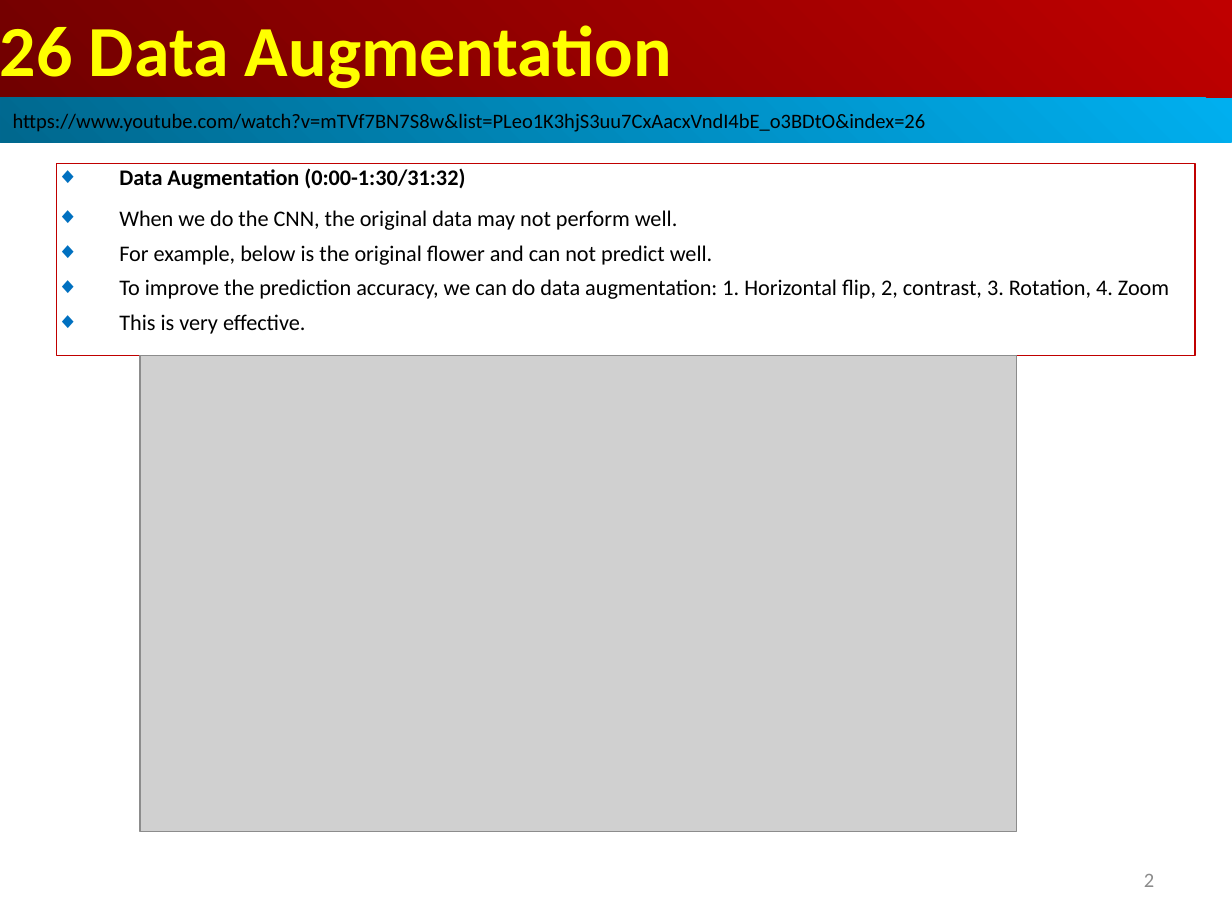
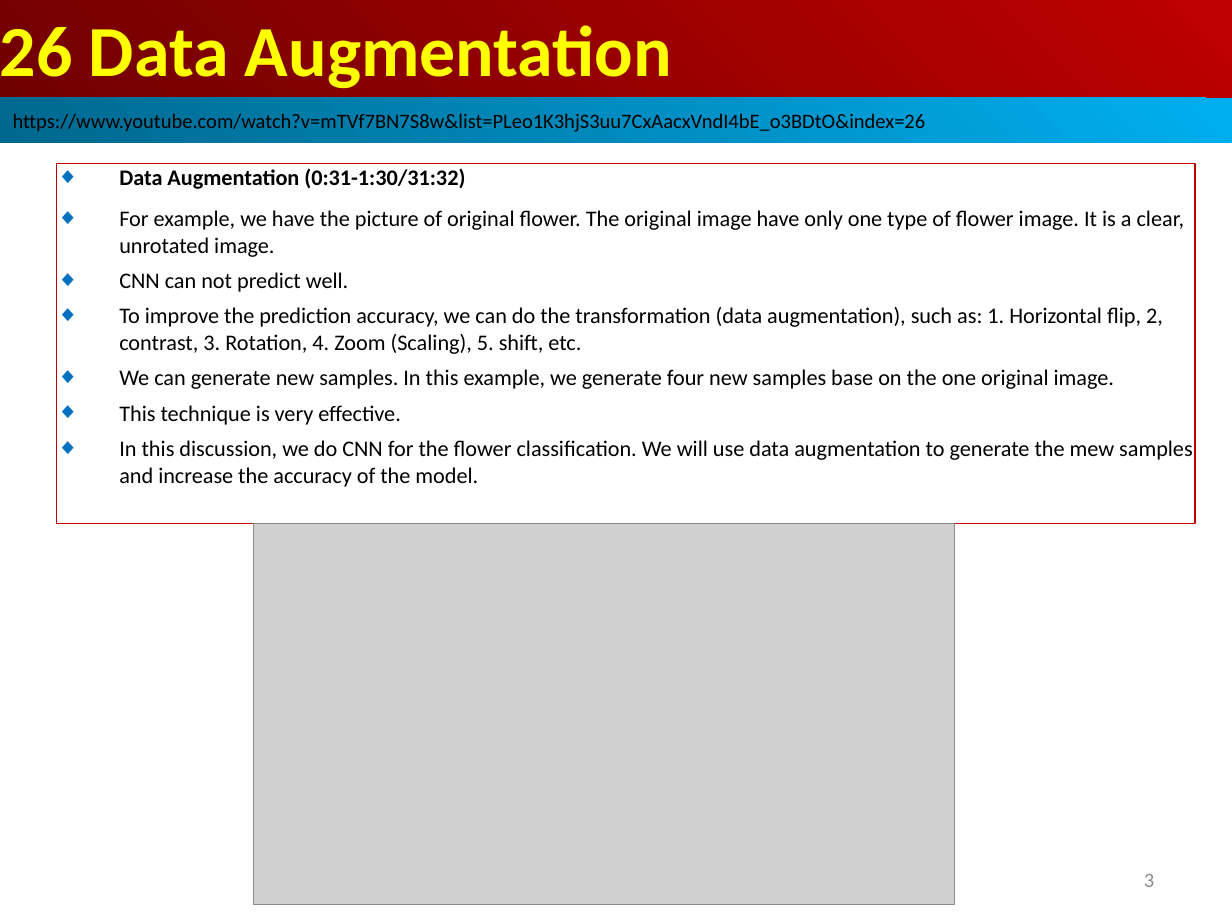
Before and after one commit to peterhchen/AIU_CS512_DL, a slide deck: slide 3 of 000_Lecture_Project/week13/01_Lecture/26_Data_Agument.ppt (slide 2 before the commit). Drawn at 1232x924 pixels with LibreOffice and Linux fonts; fonts in the diff are those of the drawing; grey boxes stand for pictures. Boxes give left, top, right and bottom in pixels: in the first picture for what was removed or moved away, otherwise in the second. Text is boxed around its words. In the diff, an @@ line names an element or a change of style, - is before the commit and + after.

```diff
--- a/000_Lecture_Project/week13/01_Lecture/26_Data_Agument.ppt
+++ b/000_Lecture_Project/week13/01_Lecture/26_Data_Agument.ppt
@@ rectangle "Data Augmentation (0:31-1:30/31:32)": place and size @@
-rectangle "Data Augmentation (0:31-1:30/31:32)" at bbox=[57, 164, 1195, 356]
+rectangle "Data Augmentation (0:31-1:30/31:32)" at bbox=[57, 164, 1195, 524]
@@ text in rectangle at bbox=[119, 168, 1193, 487]: text changed @@
-◆ Data Augmentation (0:00-1:30/31:32)
-◆ When we do the CNN, the original data may not perform well.
-◆ For example, below is the original flower and can not predict well.
-◆ To improve the prediction accuracy, we can do data augmentation: 1. Horizontal flip, 2, contrast, 3. Rotation, 4. Zoom
-◆ This is very effective.
+◆ Data Augmentation (0:31-1:30/31:32)
+◆ For example, we have the picture of original flower. The original image have only one type of flower image. It is a clear, unrotated image.
+◆ CNN can not predict well.
+◆ To improve the prediction accuracy, we can do the transformation (data augmentation), such as: 1. Horizontal flip, 2, contrast, 3. Rotation, 4. Zoom (Scaling), 5. shift, etc.
+◆ We can generate new samples. In this example, we generate four new samples base on the one original image.
+◆ This technique is very effective.
+◆ In this discussion, we do CNN for the flower classification. We will use data augmentation to generate the mew samples and increase the accuracy of the model.
@@ picture: place and size @@
-picture at bbox=[140, 356, 1016, 832]
+picture at bbox=[254, 524, 955, 904]
@@ page number at bbox=[1144, 874, 1154, 887]: text changed @@
-2
+3
```
Also in this commit, not shown: 6 other slides changed, 5 slides added.
